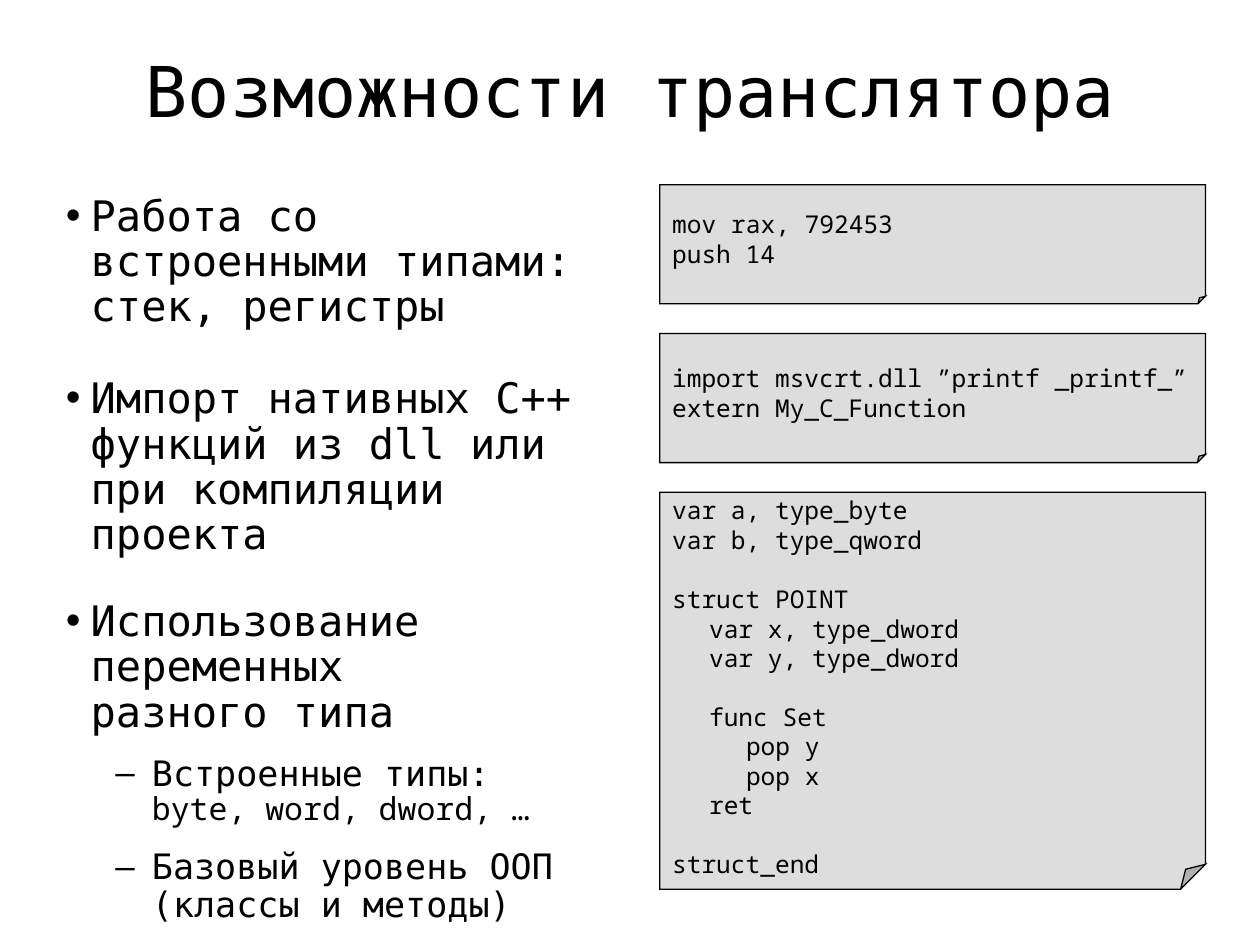
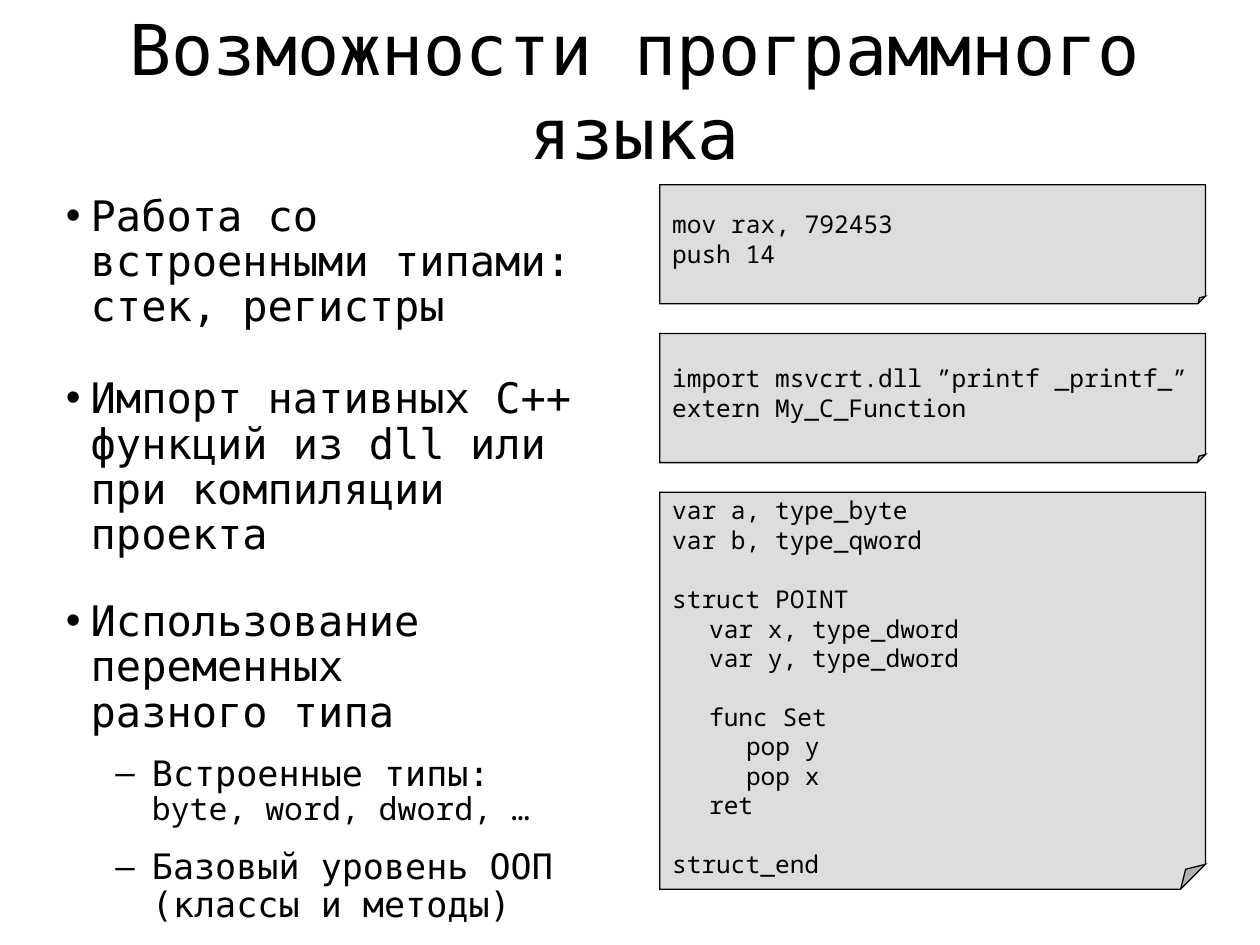
Before and after one commit to rafdp/ScriptCompiler, a slide deck: slide 5 of JIT.ppt. Drawn at 1260x945 pixels with LibreOffice and Linux fonts; fonts in the diff are those of the drawing. Boxes give left, top, right and bottom in pixels: in the first picture for what was removed or moved away, otherwise in the second. Text is boxed around its words. In the diff, an @@ line names an element or a change of style, - is before the commit and + after.

```diff
--- a/JIT.ppt
+++ b/JIT.ppt
@@ title at (129,24,1139,160): text changed @@
-Возможности транслятора
+Возможности программного языка
```
Also in this commit, not shown: 8 other slides changed, 5 slides added, 3 slides removed.
